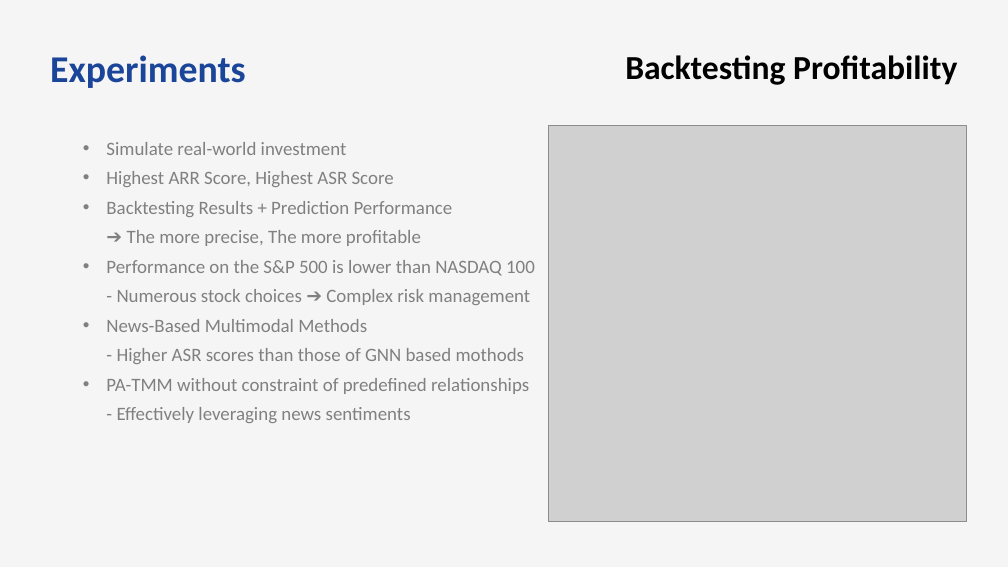
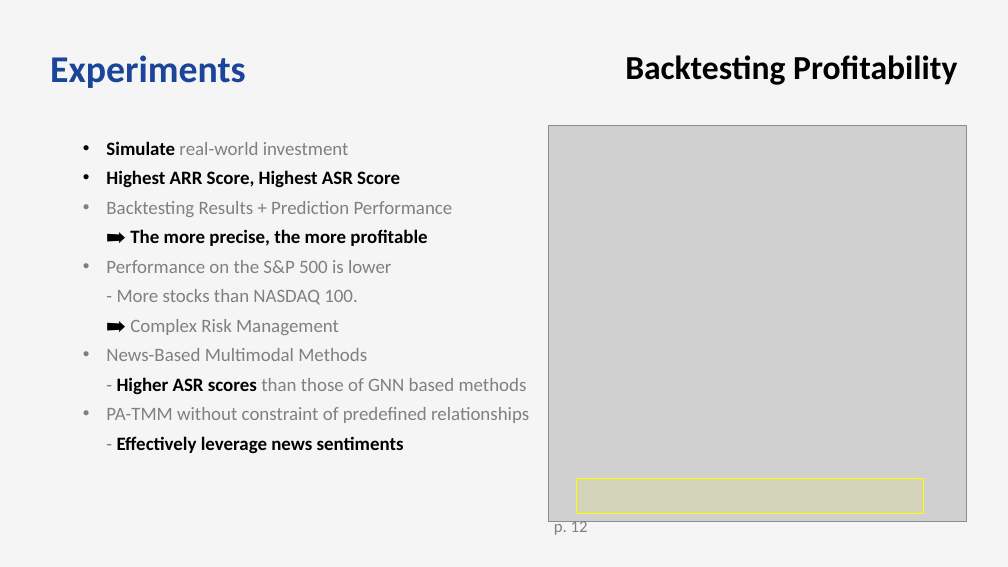
Before and after one commit to bts1991/study, a slide deck: slide 31 of 논문 Review/Others/paper_review.pptx. Drawn at 1008x567 pixels with LibreOffice and Linux fonts; fonts in the diff are those of the drawing; grey boxes stand for pictures. Boxes give left, top, right and bottom in pixels: in the first picture for what was removed or moved away, otherwise in the second. Text is boxed around its words. In the diff, an @@ line names an element or a change of style, - is before the commit and + after.

Commit message:
33

```diff
--- a/논문 Review/Others/paper_review.pptx
+++ b/논문 Review/Others/paper_review.pptx
@@ text at [106, 141, 400, 188]: text colour #808080 to #000000, bold on in "Simulate", "Highest ARR Score, Highest ASR Score" @@
@@ text at [106, 201, 529, 454]: text changed @@
-  • Backtesting Results + Prediction Performance
-    ➔ The more precise, The more profitable
-  • Performance on the S&P 500 is lower than NASDAQ 100
-    - Numerous stock choices ➔ Complex risk management
-  • News-Based Multimodal Methods
-    - Higher ASR scores than those of GNN based mothods
-  • PA-TMM without constraint of predefined relationships
-    - Effectively leveraging news sentiments
+  • Backtesting Results + Prediction Performance
+    ➡️ The more precise, the more profitable
+  • Performance on the S&P 500 is lower
+    - More stocks than NASDAQ 100.
+    ➡️ Complex Risk Management
+  • News-Based Multimodal Methods
+    - Higher ASR scores than those of GNN based methods
+  • PA-TMM without constraint of predefined relationships
+    - Effectively leverage news sentiments
@@ rectangle added at [577, 479, 923, 513], fill #FFFF00 at 10% opacity, outline #FFFF00 0.75 pt @@
@@ text added at [554, 521, 588, 535], 16 pt, text #808080 @@
+p. 12
```
Also in this commit, not shown: 19 other slides changed, 1 slide added.
